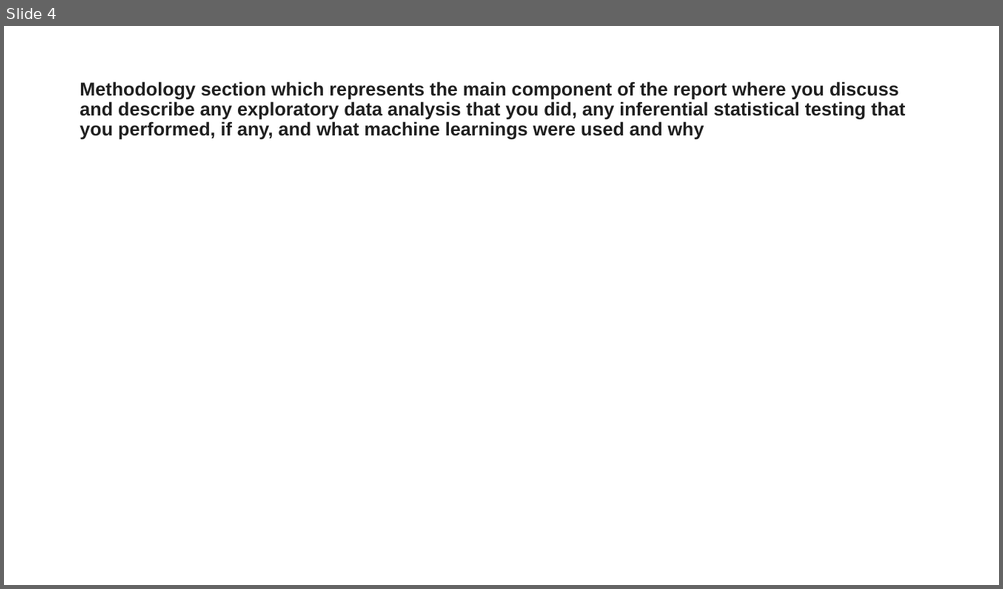
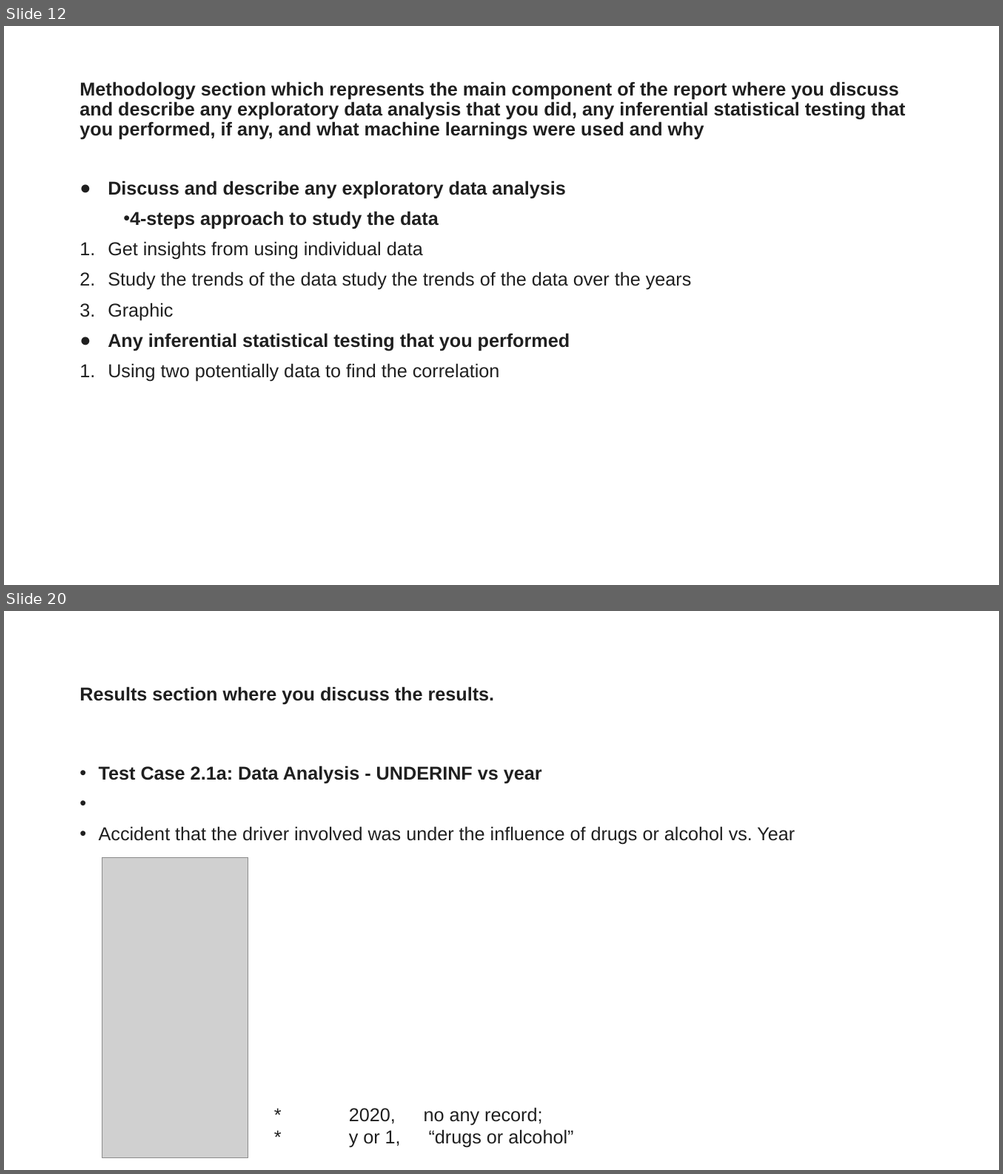
Before and after one commit to on99689nnnnn/Coursera_Capstone, a slide deck: Presentation - Coursera_Capstone.pptx. Shown one above the other, each under a label of ours: slide 4 before the commit, slides 12 and 20 after it; the slides between them are not shown. The pictures are 1003x589 and 1003x1174 pixels, drawn with LibreOffice and Linux fonts; fonts in the diff are those of the drawing; grey boxes stand for pictures. Boxes give left, top, right and bottom in pixels: in the first picture for what was removed or moved away, otherwise in the second. Text is boxed around its words. In the diff, an @@ line names an element or a change of style, - is before the commit and + after.

```diff
--- a/Presentation - Coursera_Capstone.pptx
+++ b/Presentation - Coursera_Capstone.pptx
@@ slide 20 added at (x1=4, y1=611, x2=999, y2=1170), background #FFFFFF @@
@@ title added at (x1=79, y1=686, x2=495, y2=705), 18 pt, text #1F1F1F, bold @@
+Results section where you discuss the results.
@@ text added at (x1=99, y1=766, x2=794, y2=845), 18 pt, text #1F1F1F @@
+• Test Case 2.1a: Data Analysis - UNDERINF vs year
+• Accident that the driver involved was under the influence of drugs or alcohol vs. Year
@@ picture added at (x1=102, y1=858, x2=248, y2=1159) @@
@@ text added at (x1=349, y1=1108, x2=573, y2=1148), 18 pt, text #1F1F1F @@
+* 2020, no any record;
+* y or 1, “drugs or alcohol”
@@ what was slide 4 is now slide 12 @@
@@ slide 12 changed as well @@
@@ text added at (x1=108, y1=181, x2=691, y2=382), 18 pt, text #1F1F1F @@
+● Discuss and describe any exploratory data analysis
+• 4-steps approach to study the data
+1. Get insights from using individual data
+2. Study the trends of the data study the trends of the data over the years
+3. Graphic
+● Any inferential statistical testing that you performed
+1. Using two potentially data to find the correlation
```
Also in this commit, not shown: 6 other slides changed, 33 other slides added, 6 other files.
